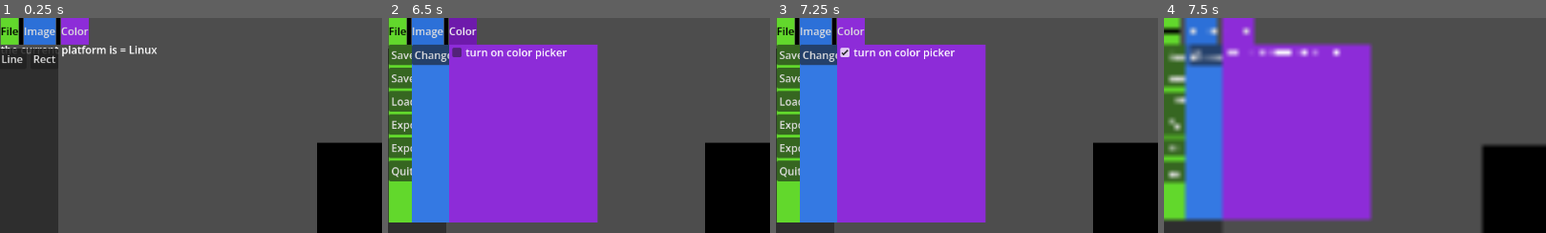
Above: before the commit, frames 1-4 (left to right).
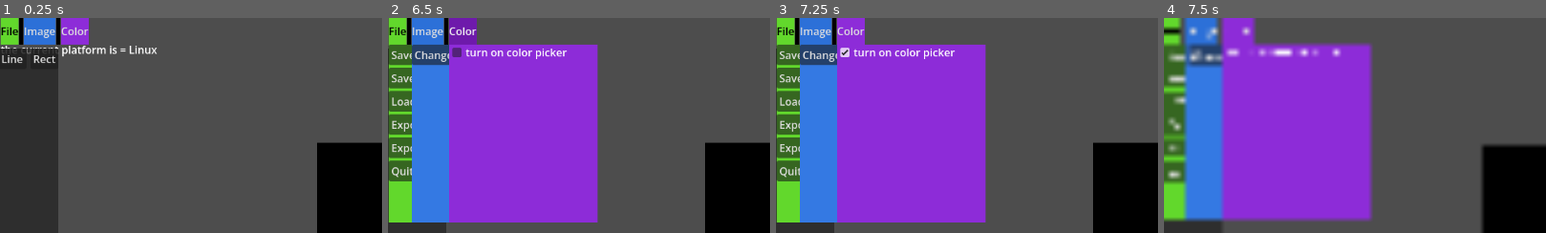
Above: after the commit, the same moments.

Repository: y1z/ms-pixel
Game: Godot game, scene res://Scenes/main.tscn
Same seed, same stepped clock (60 frames per second), same inputs: the game is played once before the commit and once after it.
Inputs (mouse positions are % of the whole screen's width and height, from its top left):
- Up to frame 1 (0.25 s): no input
- Up to frame 2 (6.5 s): click "Line" at 0.5 s; click "Rect" at 1.25 s; click "File" at 2 s; click "Export" at 2.75 s; click "Export As" at 3.5 s; click "Image" at 4.25 s; click "Change size" at 5 s; click "Color" at 5.75 s
- Up to frame 3 (7.25 s): click "turn on color picker" at 6.5 s
- Up to frame 4 (7.5 s): click (73, 45) at 7.25 s
The pictures show only the part of the screen within x 0-50%, y 0-50%; the shares and areas given below are measured in that part.

Frames 1-3 are identical in both runs. In frame 4, 0.1% of the frame differs, in the area x 10-13%, y 7-21%.
Error after the commit: Parse Error: Could not find type "SQLite" in the current scope. (res://Scripts/Database/init_db.gd:3)

Commit message:
Add Database to project

Diff:
--- a/Scenes/main.tscn
+++ b/Scenes/main.tscn
@@ -5,6 +5,7 @@
 [ext_resource type="PackedScene" uid="uid://w1gtjx2reli1" path="res://Scenes/UI/fps_counter.tscn" id="5_6bp64"]
 [ext_resource type="PackedScene" uid="uid://dho8n6ljfikmk" path="res://Scenes/UI/debug_text.tscn" id="5_21xkr"]
 [ext_resource type="PackedScene" uid="uid://dmpfwwg1ds5m8" path="res://Scenes/UI/desktop_ui.tscn" id="6_344ge"]
+[ext_resource type="Script" uid="uid://c2t0vrvirlh7s" path="res://Scripts/Database/init_db.gd" id="7_6bp64"]
 [ext_resource type="PackedScene" uid="uid://b0y72jva17rmj" path="res://Entities/pixel_canvas.tscn" id="7_344ge"]
 
 [node name="Main" type="Node2D" unique_id=2133453975]
@@ -57,3 +58,6 @@
 [node name="PixelCanvas" parent="." unique_id=584826270 instance=ExtResource("7_344ge")]
 unique_name_in_owner = true
 position = Vector2(17.56, 0)
+
+[node name="database" type="Node" parent="." unique_id=1790269157]
+script = ExtResource("7_6bp64")
--- /dev/null
+++ b/Scripts/Database/init_db.gd
@@ -0,0 +1,10 @@
+extends Node
+
+var database:SQLite
+
+# Called when the node enters the scene tree for the first time.
+func _ready() -> void:
+	database = SQLite.new()
+	database.path="res://data.db"
+	database.open_db()
+	pass # Replace with function body.
Not shown, added: Scripts/Database/init_db.gd.uid
Not shown, added: addons/godot-sqlite/gdsqlite.gdextension.uid
Not shown, added: addons/godot-sqlite/godot-sqlite.gd
Not shown, added: addons/godot-sqlite/godot-sqlite.gd.uid
Not shown, added: addons/godot-sqlite/plugin.cfg
Not shown, added: addons/godot-sqlite/LICENSE.md
Not shown, added: addons/godot-sqlite/bin/libgdsqlite.android.template_debug.arm64.so
Not shown, added: addons/godot-sqlite/bin/libgdsqlite.android.template_debug.x86_64.so
Not shown, added: addons/godot-sqlite/bin/libgdsqlite.android.template_release.arm64.so
Not shown, added: addons/godot-sqlite/bin/libgdsqlite.android.template_release.x86_64.so
Not shown, added: addons/godot-sqlite/bin/libgdsqlite.ios.template_debug.arm64.dylib
Not shown, added: addons/godot-sqlite/bin/libgdsqlite.ios.template_debug.xcframework/Info.plist
(and 29 more such lines)
